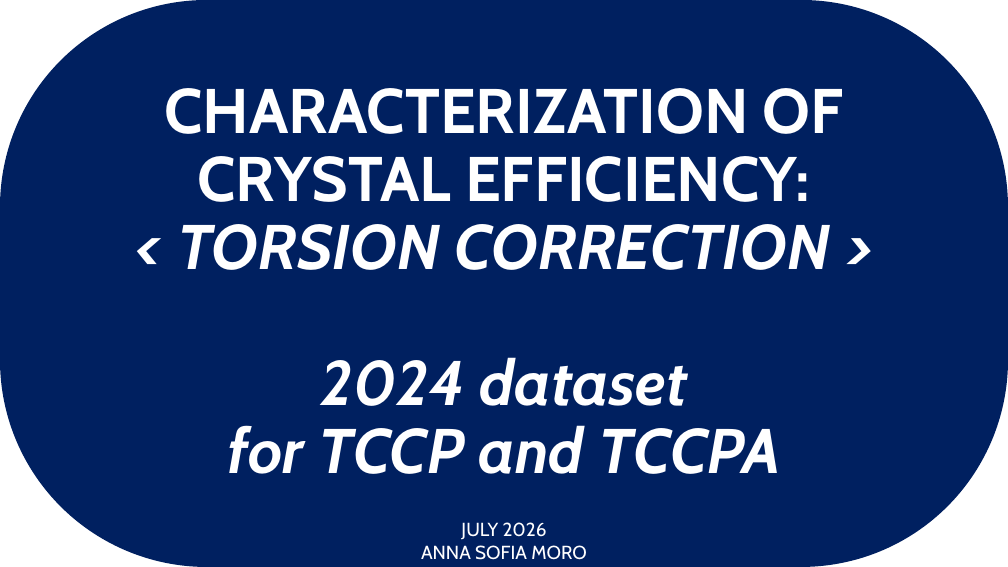
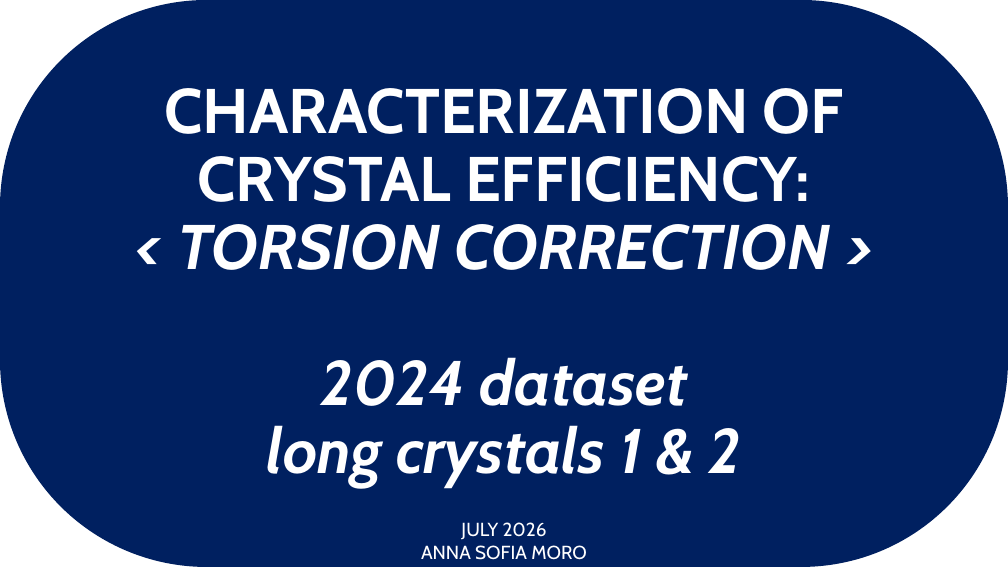
Before and after one commit to annaasofia/tesi, a slide deck: slide 1 of slides/week3.pptx. Drawn at 1008x567 pixels with LibreOffice and Linux fonts; fonts in the diff are those of the drawing. Boxes give left, top, right and bottom in pixels: in the first picture for what was removed or moved away, otherwise in the second. Text is boxed around its words. In the diff, an @@ line names an element or a change of style, - is before the commit and + after.

```diff
--- a/slides/week3.pptx
+++ b/slides/week3.pptx
@@ text in rounded rectangle at box(267, 425, 742, 488): text changed @@
-for TCCP and TCCPA
+long crystals 1 & 2
```
Also in this commit, not shown: 1 other slide changed, 1 slide added, 4 other files.
